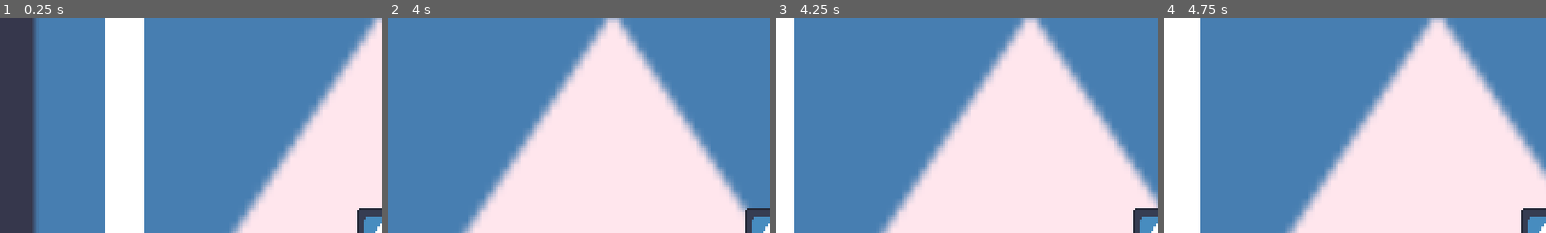
Above: before the commit, frames 1-4 (left to right).
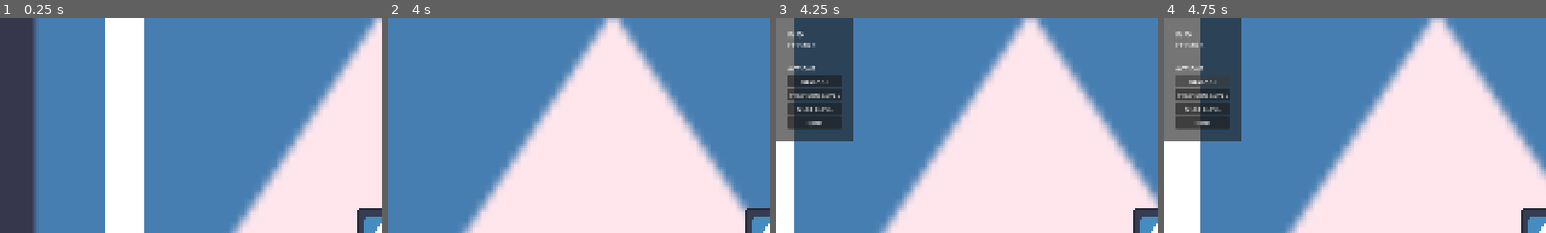
Above: after the commit, the same moments.

Repository: doruktuna/godot-template
Game: Godot game, scene res://scenes/main_scene.tscn
Two runs of this game, one before a commit and one after it. Both use one fixed random seed, a clock stepped at 60 frames per second and the inputs below. The engine's default icon, where the game draws it, is replaced by a stand-in: a white triangle on a blue panel in a dark square.
Inputs (mouse positions are % of the whole screen's width and height, from its top left):
- Up to frame 1 (0.25 s): no input
- Up to frame 2 (4 s): tap Enter at 0.5 s; hold D (right) 0.53-1.28 s; hold S (down) 1.28-2.03 s; hold D (right) 2.03-2.78 s; hold W (up) 2.78-3.53 s; hold A (left) from 3.53 s (still down)
- Up to frame 3 (4.25 s): keep holding A (left); tap F2 (show_debug) at 4.15 s
- Up to frame 4 (4.75 s): release A (left) at 4.25 s; click (5, 15) at 4.25 s, where only the run after the commit has a clickable "RESTART"
The pictures show only the part of the screen within x 0-50%, y 0-50%; the shares and areas given below are measured in that part.

Frames 1-2 are identical in both runs. In frame 3, 12% of the frame differs, in the area x 0-21%, y 0-58%; in frame 4, 12%.

Commit message:
Add a debug overlay

Diff:
--- /dev/null
+++ b/globals/debug_overlay.gd
@@ -0,0 +1,38 @@
+extends CanvasLayer
+
+var is_hidden: bool = true
+
+@onready var fps_value: Label = %FPSValue
+
+@onready var restart_button: Button = %RestartButton
+@onready var previous_level_button: Button = %PreviousLevelButton
+@onready var next_level_button: Button = %NextLevelButton
+@onready var quit_button: Button = %QuitButton
+
+
+func _ready() -> void:
+	hide()
+	if not OS.is_debug_build():
+		queue_free()
+
+	connect_button_signals()
+
+
+func connect_button_signals() -> void:
+	restart_button.pressed.connect(func(): EventBus.restart_requested.emit())
+	previous_level_button.pressed.connect(func(): EventBus.previous_level_requested.emit())
+	next_level_button.pressed.connect(func(): EventBus.next_level_requested.emit())
+	quit_button.pressed.connect(func(): EventBus.quit_requested.emit())
+
+
+func _input(_event: InputEvent) -> void:
+	if Input.is_action_just_pressed('show_debug'):
+		if is_hidden:
+			show()
+		else:
+			hide()
+		is_hidden = !is_hidden
+
+
+func _process(_delta: float) -> void:
+	fps_value.text = str(Engine.get_frames_per_second())
--- /dev/null
+++ b/globals/debug_overlay.tscn
@@ -0,0 +1,72 @@
+[gd_scene format=3 uid="uid://cftl1iy03fmos"]
+
+[ext_resource type="Script" uid="uid://bl2ktdnl7ow47" path="res://globals/debug_overlay.gd" id="1_gbklx"]
+
+[sub_resource type="StyleBoxEmpty" id="StyleBoxEmpty_d67f2"]
+
+[node name="DebugOverlay" type="CanvasLayer" unique_id=467306059]
+layer = 100
+script = ExtResource("1_gbklx")
+
+[node name="PanelContainer" type="PanelContainer" parent="." unique_id=1482748820]
+offset_right = 40.0
+offset_bottom = 40.0
+
+[node name="MarginContainer" type="MarginContainer" parent="PanelContainer" unique_id=1562654777]
+layout_mode = 2
+theme_override_constants/margin_left = 30
+theme_override_constants/margin_top = 30
+theme_override_constants/margin_right = 30
+theme_override_constants/margin_bottom = 30
+
+[node name="VBoxContainer" type="VBoxContainer" parent="PanelContainer/MarginContainer" unique_id=1439792408]
+layout_mode = 2
+
+[node name="InfoLabel" type="Label" parent="PanelContainer/MarginContainer/VBoxContainer" unique_id=730695114]
+layout_mode = 2
+text = "INFO"
+
+[node name="InfoContainer" type="GridContainer" parent="PanelContainer/MarginContainer/VBoxContainer" unique_id=249545016]
+layout_mode = 2
+columns = 2
+
+[node name="FPSLabel" type="Label" parent="PanelContainer/MarginContainer/VBoxContainer/InfoContainer" unique_id=748756299]
+layout_mode = 2
+text = "FPS:"
+
+[node name="FPSValue" type="Label" parent="PanelContainer/MarginContainer/VBoxContainer/InfoContainer" unique_id=781142224]
+unique_name_in_owner = true
+layout_mode = 2
+text = "60"
+
+[node name="HSeparator" type="HSeparator" parent="PanelContainer/MarginContainer/VBoxContainer" unique_id=1800211688]
+layout_mode = 2
+
+[node name="HSeparator2" type="HSeparator" parent="PanelContainer/MarginContainer/VBoxContainer" unique_id=889353129]
+custom_minimum_size = Vector2(0, 20)
+layout_mode = 2
+theme_override_styles/separator = SubResource("StyleBoxEmpty_d67f2")
+
+[node name="ActionsLabel" type="Label" parent="PanelContainer/MarginContainer/VBoxContainer" unique_id=1690655077]
+layout_mode = 2
+text = "ACTIONS"
+
+[node name="RestartButton" type="Button" parent="PanelContainer/MarginContainer/VBoxContainer" unique_id=1008042747]
+unique_name_in_owner = true
+layout_mode = 2
+text = "RESTART"
+
+[node name="PreviousLevelButton" type="Button" parent="PanelContainer/MarginContainer/VBoxContainer" unique_id=1317810591]
+unique_name_in_owner = true
+layout_mode = 2
+text = "PREVIOUS LEVEL"
+
+[node name="NextLevelButton" type="Button" parent="PanelContainer/MarginContainer/VBoxContainer" unique_id=1018444951]
+unique_name_in_owner = true
+layout_mode = 2
+text = "NEXT LEVEL"
+
+[node name="QuitButton" type="Button" parent="PanelContainer/MarginContainer/VBoxContainer" unique_id=687481803]
+unique_name_in_owner = true
+layout_mode = 2
+text = "QUIT"
--- a/globals/event_bus.gd
+++ b/globals/event_bus.gd
@@ -10,4 +10,8 @@
 signal restart_requested
 signal level_completed
 
+# Debug signals
+signal previous_level_requested
+signal next_level_requested
+
 @warning_ignore_restore("unused_signal")
--- a/project.godot
+++ b/project.godot
@@ -15,6 +15,11 @@
 config/features=PackedStringArray("4.7", "Forward Plus")
 config/icon="res://icon.svg"
 
+[autoload]
+
+EventBus="*uid://cw5lau77eyhif"
+DebugOverlay="*uid://cftl1iy03fmos"
+
 [display]
 
 window/size/viewport_width=1920
@@ -28,35 +33,51 @@
 "deadzone": 0.2,
 "events": [Object(InputEventKey,"resource_local_to_scene":false,"resource_name":"","device":-1,"window_id":0,"alt_press …(192 unchanged characters)…
 , Object(InputEventKey,"resource_local_to_scene":false,"resource_name":"","device":-1,"window_id":0,"alt_pressed":false …(186 unchanged characters)…
+, Object(InputEventJoypadButton,"resource_local_to_scene":false,"resource_name":"","device":-1,"button_index":11,"pressure":0.0,"pressed":true,"script":null)
+, Object(InputEventJoypadMotion,"resource_local_to_scene":false,"resource_name":"","device":-1,"axis":1,"axis_value":-1.0,"script":null)
 ]
 }
 down={
 "deadzone": 0.2,
 "events": [Object(InputEventKey,"resource_local_to_scene":false,"resource_name":"","device":-1,"window_id":0,"alt_press …(192 unchanged characters)…
 , Object(InputEventKey,"resource_local_to_scene":false,"resource_name":"","device":-1,"window_id":0,"alt_pressed":false …(186 unchanged characters)…
+, Object(InputEventJoypadButton,"resource_local_to_scene":false,"resource_name":"","device":-1,"button_index":12,"pressure":0.0,"pressed":true,"script":null)
+, Object(InputEventJoypadMotion,"resource_local_to_scene":false,"resource_name":"","device":-1,"axis":1,"axis_value":1.0,"script":null)
 ]
 }
 left={
 "deadzone": 0.2,
 "events": [Object(InputEventKey,"resource_local_to_scene":false,"resource_name":"","device":-1,"window_id":0,"alt_press …(191 unchanged characters)…
 , Object(InputEventKey,"resource_local_to_scene":false,"resource_name":"","device":-1,"window_id":0,"alt_pressed":false …(186 unchanged characters)…
+, Object(InputEventJoypadButton,"resource_local_to_scene":false,"resource_name":"","device":-1,"button_index":13,"pressure":0.0,"pressed":true,"script":null)
+, Object(InputEventJoypadMotion,"resource_local_to_scene":false,"resource_name":"","device":-1,"axis":0,"axis_value":-1.0,"script":null)
 ]
 }
 right={
 "deadzone": 0.2,
 "events": [Object(InputEventKey,"resource_local_to_scene":false,"resource_name":"","device":-1,"window_id":0,"alt_press …(192 unchanged characters)…
 , Object(InputEventKey,"resource_local_to_scene":false,"resource_name":"","device":-1,"window_id":0,"alt_pressed":false …(186 unchanged characters)…
+, Object(InputEventJoypadButton,"resource_local_to_scene":false,"resource_name":"","device":-1,"button_index":14,"pressure":0.0,"pressed":true,"script":null)
+, Object(InputEventJoypadMotion,"resource_local_to_scene":false,"resource_name":"","device":-1,"axis":0,"axis_value":1.0,"script":null)
 ]
 }
 action={
 "deadzone": 0.2,
 "events": [Object(InputEventKey,"resource_local_to_scene":false,"resource_name":"","device":-1,"window_id":0,"alt_press …(191 unchanged characters)…
 , Object(InputEventMouseButton,"resource_local_to_scene":false,"resource_name":"","device":-1,"window_id":0,"alt_presse …(244 unchanged characters)…
+, Object(InputEventJoypadButton,"resource_local_to_scene":false,"resource_name":"","device":-1,"button_index":1,"pressure":0.0,"pressed":true,"script":null)
 ]
 }
 show_debug={
 "deadzone": 0.2,
 "events": [Object(InputEventKey,"resource_local_to_scene":false,"resource_name":"","device":-1,"window_id":0,"alt_press …(195 unchanged characters)…
+, Object(InputEventJoypadButton,"resource_local_to_scene":false,"resource_name":"","device":-1,"button_index":4,"pressure":0.0,"pressed":true,"script":null)
+]
+}
+pause={
+"deadzone": 0.2,
+"events": [Object(InputEventKey,"resource_local_to_scene":false,"resource_name":"","device":-1,"window_id":0,"alt_pressed":false,"shift_pressed":false,"ctrl_pressed":false,"meta_pressed":false,"pressed":false,"keycode":0,"physical_keycode":4194305,"key_label":0,"unicode":0,"location":0,"echo":false,"script":null)
+, Object(InputEventJoypadButton,"resource_local_to_scene":false,"resource_name":"","device":-1,"button_index":6,"pressure":0.0,"pressed":true,"script":null)
 ]
 }
 
--- /dev/null
+++ b/scenes/main_scene.gd
@@ -0,0 +1,6 @@
+extends Node2D
+
+
+func _ready() -> void:
+	EventBus.quit_requested.connect(func(): get_tree().quit())
+	get_window().grab_focus()
--- a/scenes/main_scene.tscn
+++ b/scenes/main_scene.tscn
@@ -1,5 +1,6 @@
 [gd_scene format=3 uid="uid://da3wyax0qgsew"]
 
+[ext_resource type="Script" uid="uid://b3kqym2kh3rdq" path="res://scenes/main_scene.gd" id="1_7ykc4"]
 [ext_resource type="Texture2D" uid="uid://dwdba0j101xbf" path="res://icon.svg" id="1_pw63i"]
 [ext_resource type="PackedScene" uid="uid://bvcmylbm4efj1" path="res://entities/player/player.tscn" id="1_w2twt"]
 
@@ -7,6 +8,7 @@
 size = Vector2(98, 1320)
 
 [node name="MainScene" type="Node2D" unique_id=1261555673]
+script = ExtResource("1_7ykc4")
 
 [node name="Background" type="Sprite2D" parent="." unique_id=1919726533]
 modulate = Color(0.9981827, 0.9013633, 0.92834663, 1)
Not shown, added: globals/debug_overlay.gd.uid
Not shown, added: scenes/main_scene.gd.uid
